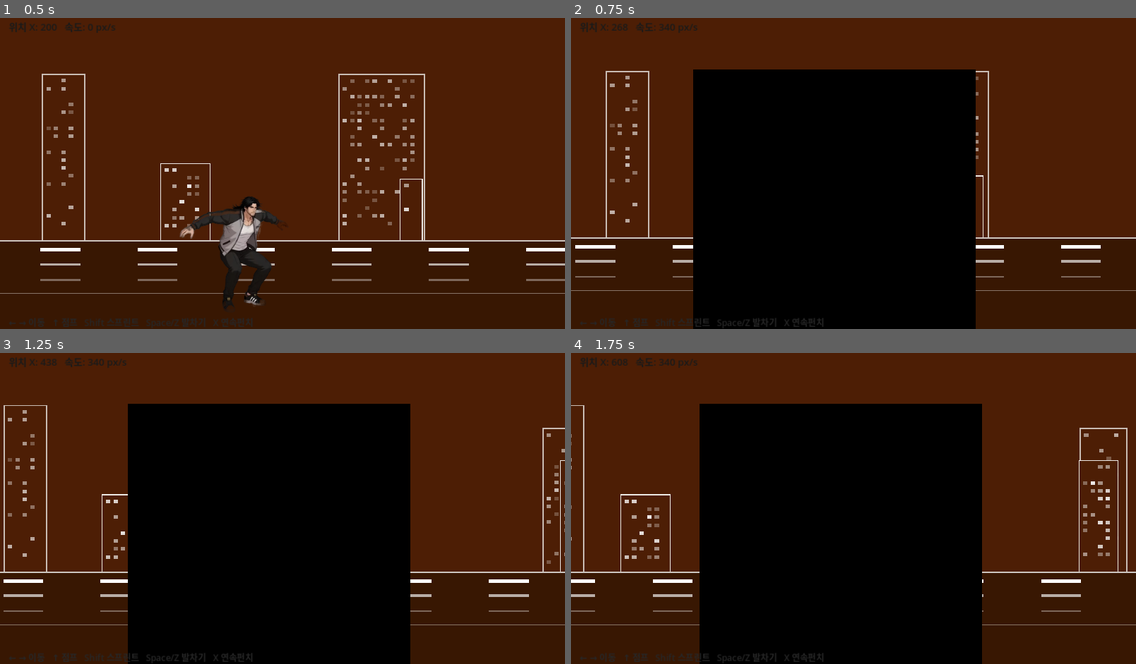
Above: before the commit, frames 1-4 (two rows, left to right).
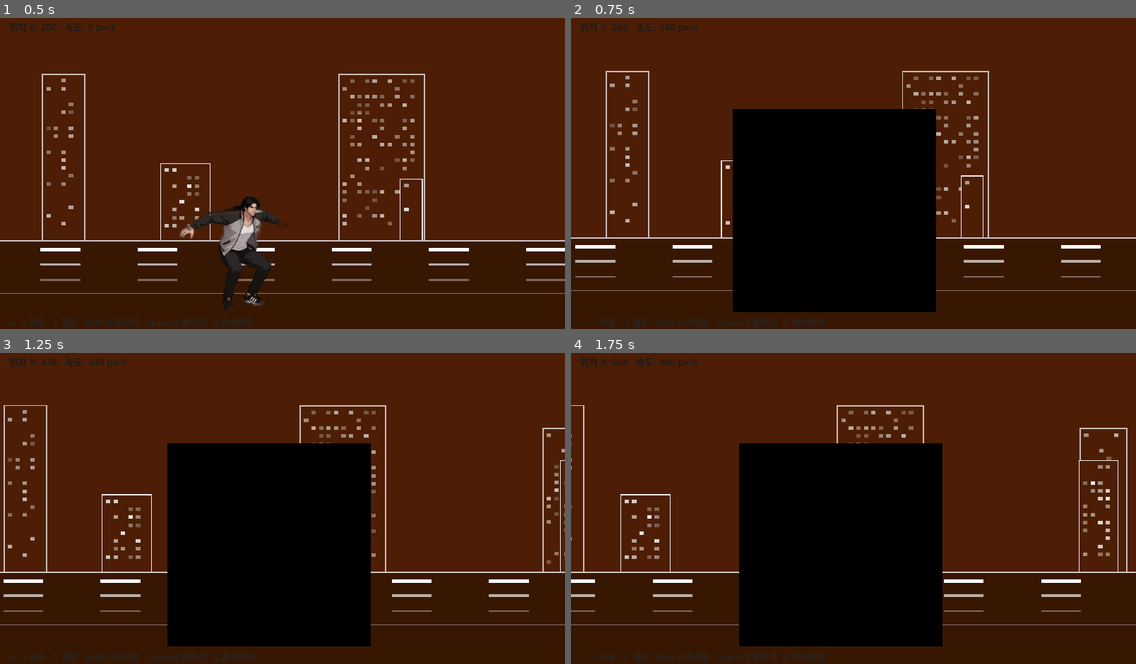
Above: after the commit, the same moments.

Repository: sean-park-funda/runner-game
Game: Godot game, scene res://scenes/Main.tscn
Two runs of this game, one before a commit and one after it. Both use one fixed random seed, a clock stepped at 60 frames per second and the inputs below.
Inputs:
- Up to frame 1 (0.5 s): no input
- Up to frame 2 (0.75 s): tap Enter at 0.5 s; hold Right (ui_right) from 0.53 s (still down); tap X at 0.6 s
- Up to frame 3 (1.25 s): keep holding Right (ui_right); tap Space at 0.77 s
- Up to frame 4 (1.75 s): keep holding Right (ui_right); tap X at 1.35 s; tap Space at 1.52 s

Frame 1 is identical in both runs. In frame 2, 18% of the frame differs, in the area x 21-72%, y 16-100%; in frame 3, 18%; in frame 4, 18%, in the area x 22-73%, y 16-100%.

Commit message:
Add scale_punch=0.9 to compensate larger artwork in punch sprite

Diff:
--- a/scripts/main.gd
+++ b/scripts/main.gd
@@ -9,6 +9,7 @@
 var info_label: Label
 var scale_idle: Vector2
 var scale_run: Vector2
+var scale_punch: Vector2
 
 # 패럴렉스용 노드 레퍼런스
 var bg_far_node: Node2D    # 원거리 빌딩 실루엣 — 느리게
@@ -279,8 +280,9 @@
 	anim_sprite.sprite_frames = frames
 	anim_sprite.animation_finished.connect(_on_kick_finished)
 
-	scale_run  = Vector2(1.25, 1.25)  # HD 512px
-	scale_idle = Vector2(1.25, 1.25)  # HD(512px) → 256px 시절의 절반 스케일로 동일 크기
+	scale_run   = Vector2(1.25, 1.25)  # HD 512px
+	scale_idle  = Vector2(1.25, 1.25)  # HD 512px
+	scale_punch = Vector2(0.9, 0.9)    # 펀치 스프라이트 아트워크가 더 크게 그려짐
 	anim_sprite.scale = scale_idle
 	anim_sprite.play("idle")
 
@@ -294,7 +296,7 @@
 		elif kc == KEY_X and not _kicking and not _punching:
 			_punching = true
 			anim_sprite.play("punch")
-			anim_sprite.scale = scale_idle  # HD 512px
+			anim_sprite.scale = scale_punch
 
 func _on_kick_finished() -> void:
 	if anim_sprite.animation == "kick":
